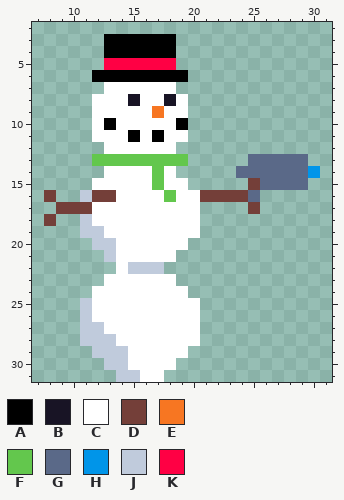
One commit to this pixel-art sprite: Assets/Img/Player_Snowman.png. Above is the file before it was changed.
The file is 32x32 pixels. Shown: x 7..31, y 2..31.
Palette (. is transparent): A #000000  B #181425  C #ffffff  D #743f39  E #f77622  F #63c74d  G #5a6988  H #0095e9  J #c0cbdc  K #ff0044
Pixels before, first column x 8:
 3 .....AAAAAA............
 4 .....AAAAAA............
 5 .....KKKKKK............
 6 ....AAAAAAAA...........
 7 .....CCCCCC............
 8 ....CCCBCCBC...........
 9 ....CCCCCECC...........
10 ....CACCCCCA...........
11 ....CCCACACC...........
12 .....CCCCCC............
13 ....FFFFFFFF.....GGGGG.
14 .....CCCCFC.....GGGGGGH
15 ....CCCCCFCC.....DGGGG.
16 D..JDDCCCCFCCDDDDG.....
17 .DDDCCCCCCCCC....D.....
18 D..JCCCCCCCCC..........
19 ...JJCCCCCCCC..........
20 ....JJCCCCCC...........
21 .....JCCCCC............
22 ......CJJJ.............
23 .....CCCCCC............
24 ....CCCCCCCC...........
25 ...JCCCCCCCCC..........
26 ...JCCCCCCCCC..........
27 ...JJCCCCCCCC..........
28 ...JJJCCCCCCC..........
29 ....JJJCCCCC...........
30 .....JJCCCC............
31 ......JJCC.............
The result:
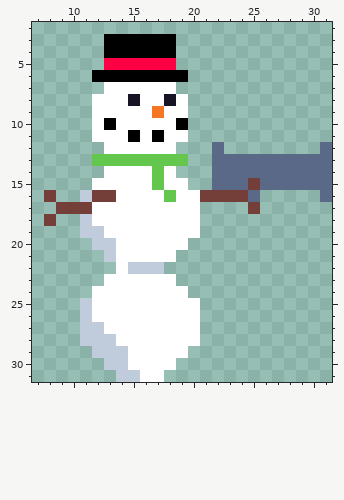
Changes in this commit:
y 12: x 22 . -> G; x 31 . -> G
y 13: x 22..24 ... -> GGG; x 30..31 .. -> GG
y 14: x 22..23 .. -> GG; x 30..31 H. -> GG
y 15: x 22..24 ... -> GGG; x 30..31 .. -> GG
y 16: x 31 . -> G
